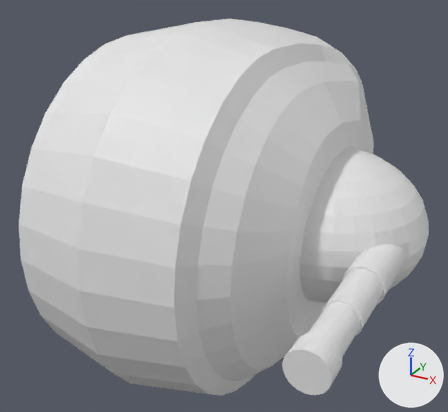
What one commit did to the FBX model Assets/Models/Bossinnership.fbx.
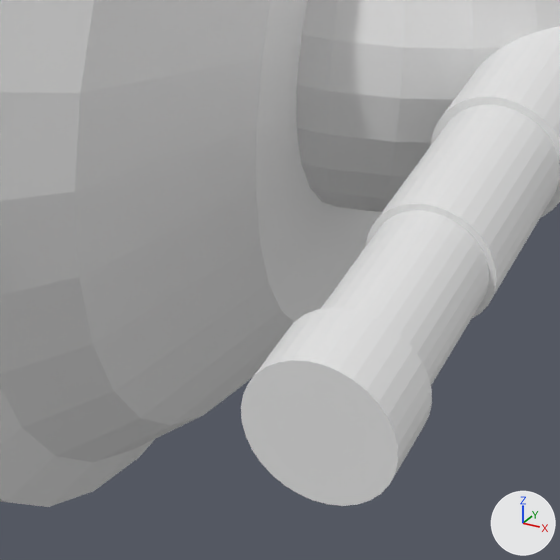
The first picture shows the older version from a camera (50 mm lens) standing at (2.25, -3.71, 1.92) and looking at (-0.01, 0.41, -0.14). The close-ups show both versions on the part from 46% to 85% of the width and 57% to 100% of the height of that picture; other places that the commit changed are outside them. Every picture has the same lights, and +X, +Y and +Z are marked at lower right. Where no turn or scale is listed for an object, it has been applied to the vertices.
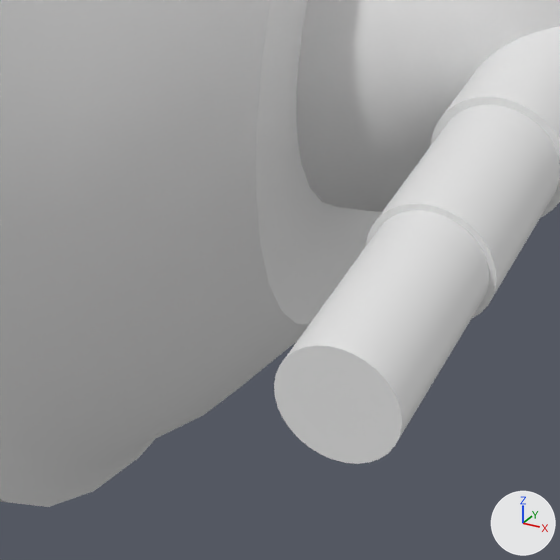
What differs and where, as boxes (x1, y1, x2, y2) in the close-ups (560 x 560 px):
'Cylinder.006', deleted
    before: (241, 308, 432, 506)
part 1 of me_cylinder_014, shading changed
    both: (0, 0, 382, 507)

The edits, one by one:
me_cylinder_014 has 272 vertices, 258 faces and spans x -1.0..1.0, y -1.37..2.75, z -1.37..1.37.
me_cylinder_014 is used by ob_cylinder_004; location (0.0, 0.0, 0.0).
me_cylinder_014 part 1: edges marked sharp go from 528 to 118.
Object 'Cylinder.006' (ob_cylinder_006) is deleted.
